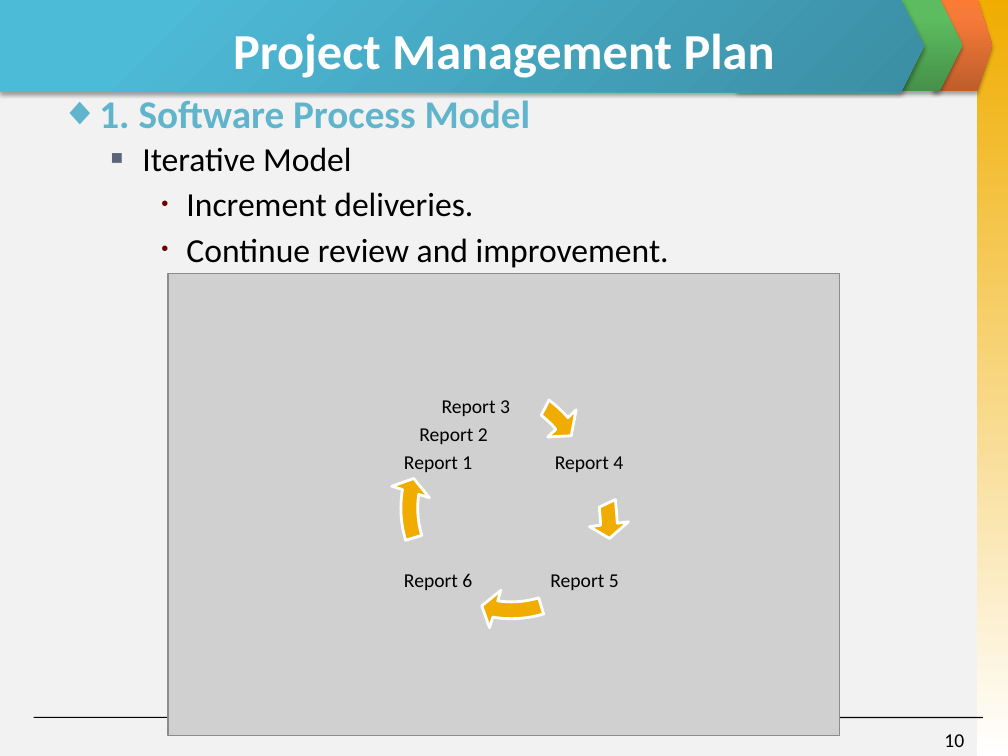
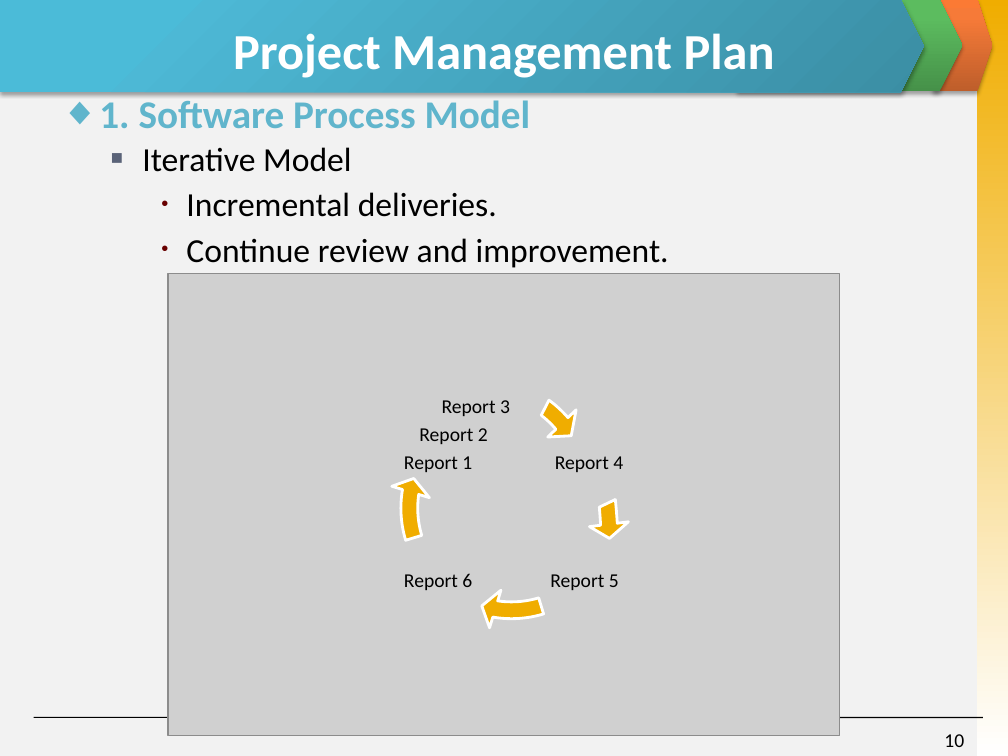
Before and after one commit to invisibleghost/e-learning-website, a slide deck: slide 10 of Document/Final report/Slide Present E-Learning.pptx. Drawn at 1008x756 pixels with LibreOffice and Linux fonts; fonts in the diff are those of the drawing; grey boxes stand for pictures. Boxes give left, top, right and bottom in pixels: in the first picture for what was removed or moved away, otherwise in the second. Text is boxed around its words. In the diff, an @@ line names an element or a change of style, - is before the commit and + after.

```diff
--- a/Document/Final report/Slide Present E-Learning.pptx
+++ b/Document/Final report/Slide Present E-Learning.pptx
@@ text at box(186, 192, 497, 217): text changed @@
-    • Increment deliveries.
+    • Incremental deliveries.
```
Also in this commit, not shown: 5 other slides changed.
